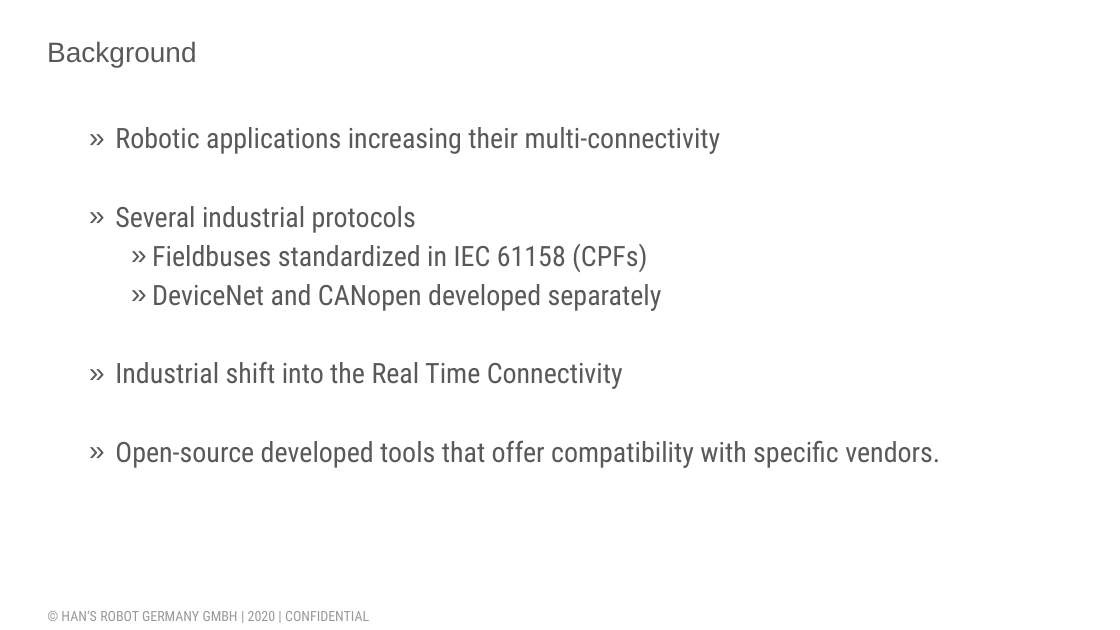
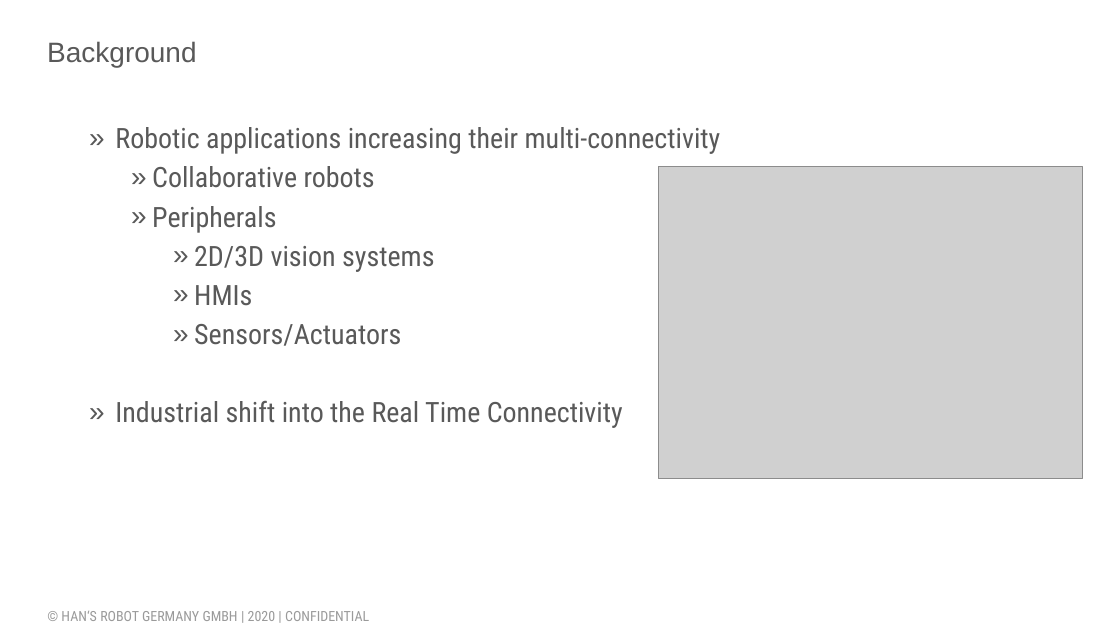
Before and after one commit to CarlosReyesHans/Projektarbeit, a slide deck: slide 3 of 03_Documentation/Presentation/Kick off presentation_v4.pptx. Drawn at 1120x630 pixels with LibreOffice and Linux fonts; fonts in the diff are those of the drawing; grey boxes stand for pictures; background and template pictures are left out. Boxes give left, top, right and bottom in pixels: in the first picture for what was removed or moved away, otherwise in the second. Text is boxed around its words. In the diff, an @@ line names an element or a change of style, - is before the commit and + after.

```diff
--- a/03_Documentation/Presentation/Kick off presentation_v4.pptx
+++ b/03_Documentation/Presentation/Kick off presentation_v4.pptx
@@ text at (152,166,434,346): text changed @@
-  » Several industrial protocols
-    » Fieldbuses standardized in IEC 61158 (CPFs)
-    » DeviceNet and CANopen developed separately
+    » Collaborative robots
+    » Peripherals
+      » 2D/3D vision systems
+      » HMIs
+      » Sensors/Actuators
@@ picture added at (659,166,1083,479) @@
@@ text at (115,440,940,468): paragraph removed @@
-  » Open-source developed tools that offer compatibility with specific vendors.
```
Also in this commit, not shown: 6 other slides changed, 1 slide added, 1 slide removed, 12 other files.
